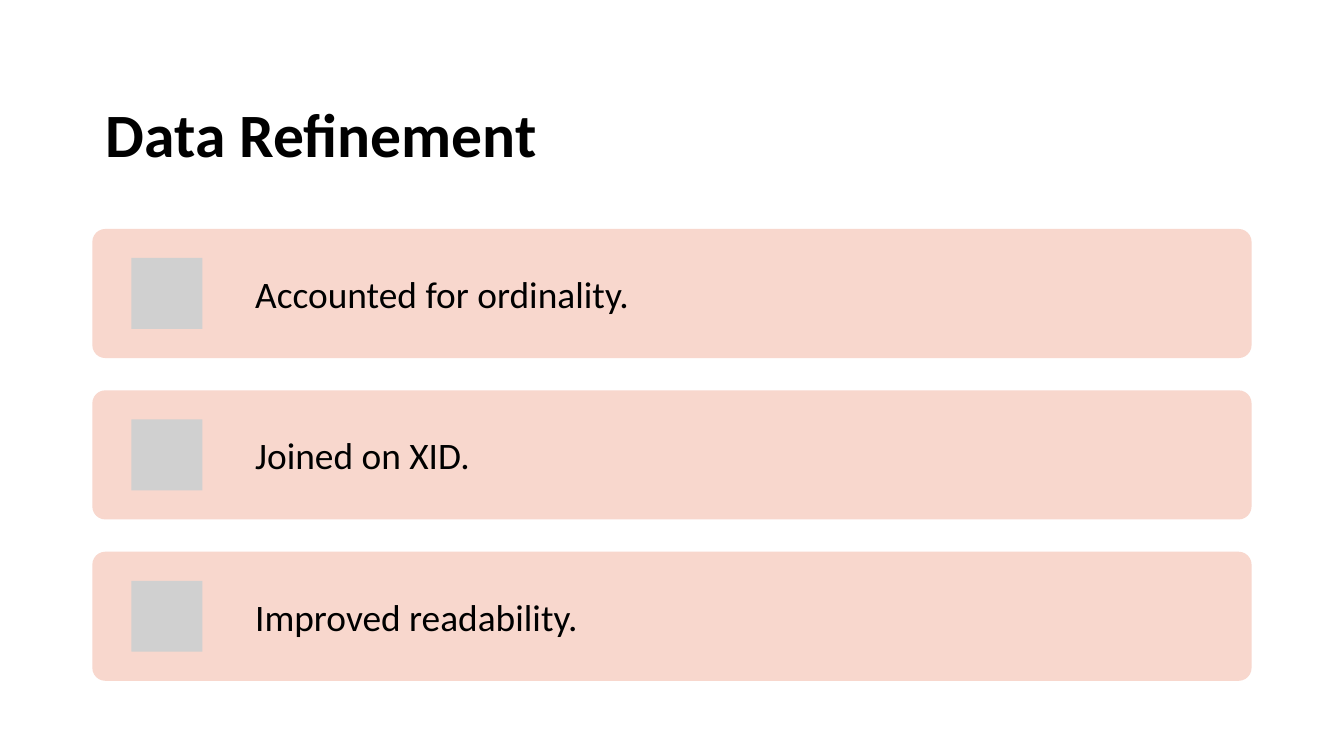
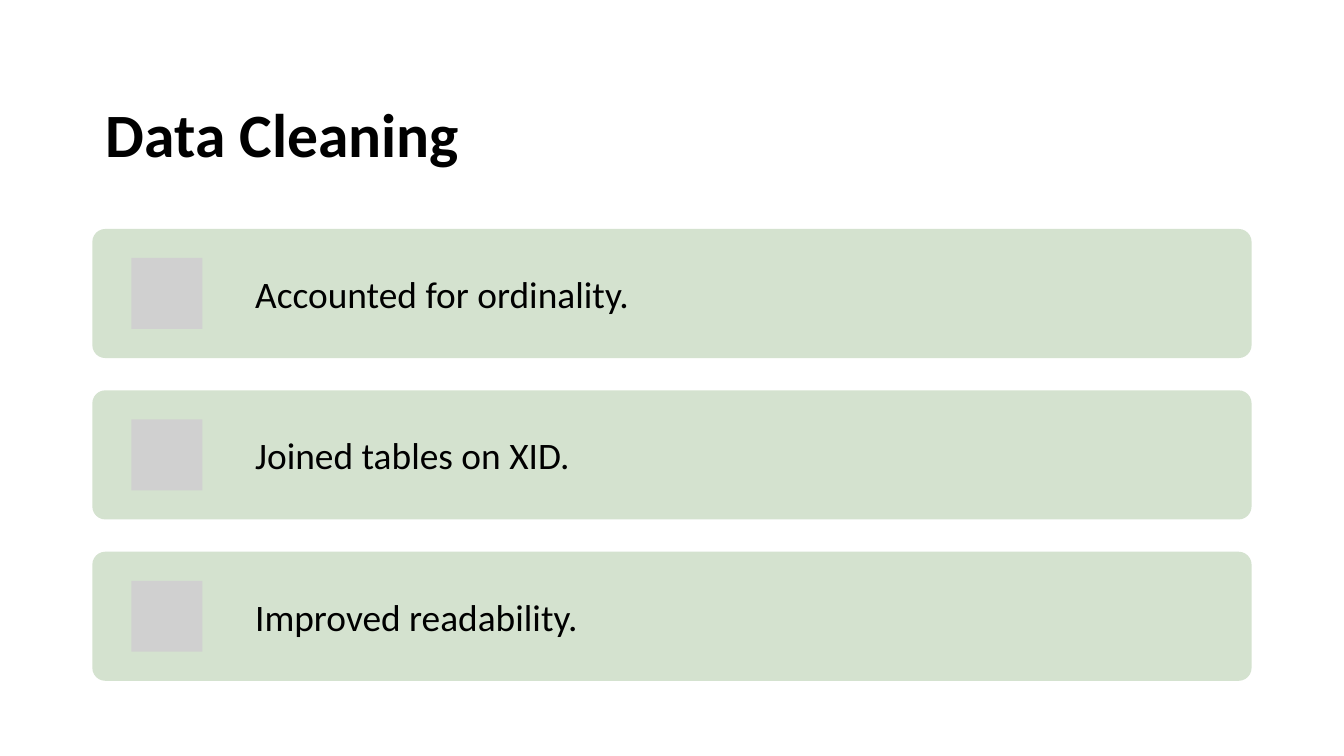
Before and after one commit to ethan-lott/saase-app, a slide deck: slide 4 of Presentation.pptx (slide 3 before the commit). Drawn at 1344x756 pixels with LibreOffice and Linux fonts; fonts in the diff are those of the drawing; grey boxes stand for pictures; background and template pictures are left out. Boxes give left, top, right and bottom in pixels: in the first picture for what was removed or moved away, otherwise in the second. Text is boxed around its words. In the diff, an @@ line names an element or a change of style, - is before the commit and + after.

```diff
--- a/Presentation.pptx
+++ b/Presentation.pptx
@@ text at (106,113,458,168): text changed @@
-Data Refinement
+Data Cleaning
@@ text at (255,443,569,470): text changed @@
-Joined on XID.
+Joined tables on XID.
@@ fill #F8D7CE to #D5E3CF in 3 elements at (93,228,1251,358), (93,390,1251,519), (93,552,1251,681) @@
```
Also in this commit, not shown: 5 other slides changed, 3 slides added, 1 slide removed, 2 other files.
